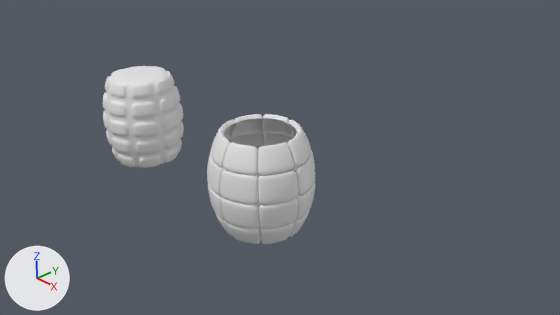
What one commit did to the Blender file data-wip/grenade.blend.
Rendered twice from the file's camera 'Camera'. The lights are fixed; the arrows at lower left show +X, +Y and +Z.
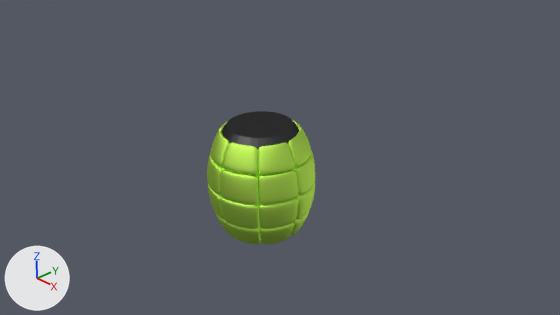
Boxes [x1, y1, x2, y2] around the edits, measured in the pictures (560 x 315 px):
'Sphere.001', recoloured (grey to green): [207, 114, 315, 244] in both
'Sphere', deleted: before [103, 66, 184, 168]
'Circle', added: after [222, 111, 299, 150]

What changed in the scene script:
```text
Add mat_material_001:
    mat_material_001 = bpy.data.materials.new('Material.001')
    mat_material_001.use_nodes = True; mat_material_001.node_tree.nodes.clear()
    _N = mat_material_001.node_tree.nodes; _L = mat_material_001.node_tree.links
    n0 = _N.new('ShaderNodeOutputMaterial'); n0.name = 'Material Output'
    n1 = _N.new('ShaderNodeBsdfAnisotropic'); n1.name = 'Glossy BSDF'
    n1.distribution = 'BECKMANN'
    n1.inputs[0].default_value = (0.598, 1.0, 0.119, 1.0)  # 'Color', green #cbff61
    n1.inputs[1].default_value = 0.666  # 'Roughness'
    _L.new(n1.outputs[0], n0.inputs[0])  # 'BSDF' to 'Surface'
Add mat_material_002:
    mat_material_002 = bpy.data.materials.new('Material.002')
    mat_material_002.use_nodes = True; mat_material_002.node_tree.nodes.clear()
    _N = mat_material_002.node_tree.nodes; _L = mat_material_002.node_tree.links
    n0 = _N.new('ShaderNodeOutputMaterial'); n0.name = 'Material Output'
    n1 = _N.new('ShaderNodeBsdfAnisotropic'); n1.name = 'Glossy BSDF'
    n1.distribution = 'BECKMANN'
    n1.inputs[0].default_value = (0.0668, 0.0668, 0.0668, 1.0)  # 'Color', dark grey #494949
    n1.inputs[1].default_value = 0.471  # 'Roughness'
    _L.new(n1.outputs[0], n0.inputs[0])  # 'BSDF' to 'Surface'
Change me_sphere_001:
    where me_sphere_001.from_pydata(...)  # 1192 vertices, 1024 faces; spans x -1.0..1.0, y -1.0..1.0, z -1.01..1.01
    add me_sphere_001.materials.append(mat_material_001)
Add me_circle:
    me_circle.from_pydata(...)  # 65 vertices, 64 faces; spans x -0.71..0.71, y -0.71..0.71, z -0.08..0.08
    me_circle.materials.append(mat_material_002)
Remove ob_sphere:
    ob_sphere = bpy.data.objects.new('Sphere', me_sphere)
    ob_sphere.location = (-4.0, 0.0, 0.0)
    _m = ob_sphere.modifiers.new('Subsurf', 'SUBSURF')
    _m.render_levels = 4
Add ob_circle:
    ob_circle = bpy.data.objects.new('Circle', me_circle)
    ob_circle.location = (0.0, 0.0, 1.0)
```
